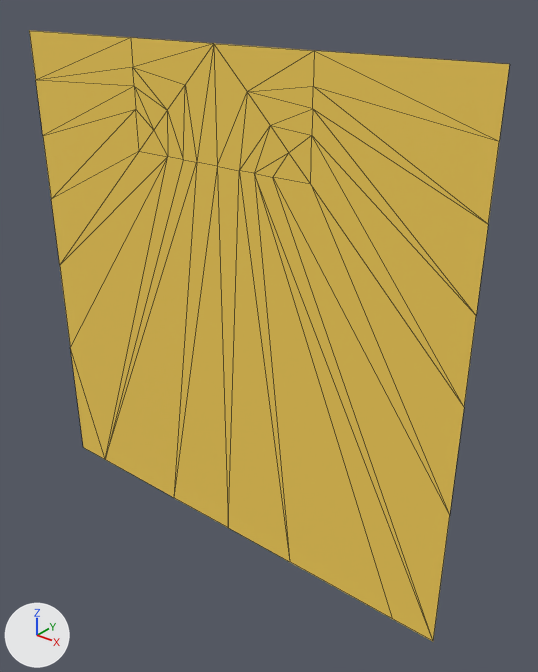
The glTF model assets/glb/model_03.glb, before and after one commit.
Rendered twice from a 50 mm camera at (0.177, -0.198, 0.131) aimed at (0.015, 0.003, 0.007). Every picture has the same lights, and +X, +Y and +Z are marked at lower left. The first picture is the older version. Mesh edges are drawn as thin lines.

Before the edit, the objects in view are built like this:
```python
mat_origami_mat_03 = principled_material('Origami_Mat_03')
mat_origami_mat_03.base_color = (0.95, 0.65, 0.1)  # yellow #f9d359
mat_origami_mat_03.roughness = 0.8
me_origami_03 = bpy.data.meshes.new('Origami_03')
me_origami_03.from_pydata(...)  # 43 vertices, 62 faces; spans x -0.1..0.1, y -0.006, z -0.089..0.111
me_origami_03.materials.append(mat_origami_mat_03)  # yellow #f9d359
ob_origami_model_03 = bpy.data.objects.new('Origami_Model_03', me_origami_03)
ob_origami_model_03.location = (0.0, 0.0, 0.0)
```
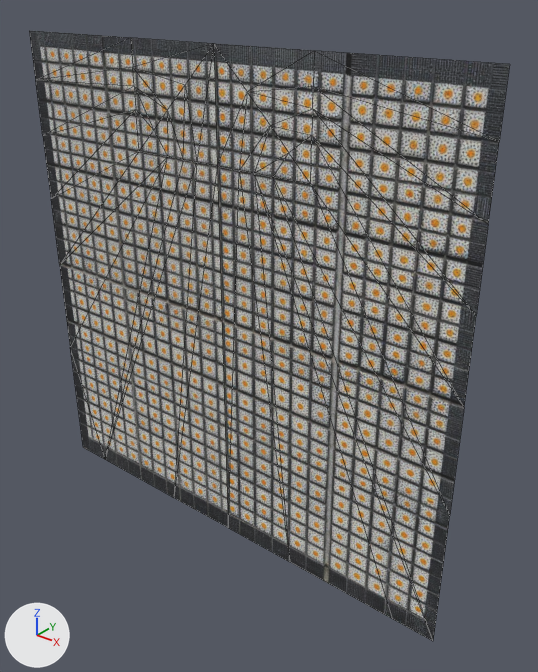
What changed in the scene script:
```text
Add img_color_03:
    img_color_03 = load_image('color_03', '_unpacked/color_03', 1024, 1024, 'sRGB')
Change mat_origami_mat_03:
    remove mat_origami_mat_03.base_color = (0.95, 0.65, 0.1)  # yellow #f9d359
    add mat_origami_mat_03.texture = img_color_03
```

Changed parts and their boxes [x1, y1, x2, y2] in the pictures (538 x 672 px):
'Origami_Model_03', surface changed (yellow to grey)
    both: [29, 30, 510, 641]
